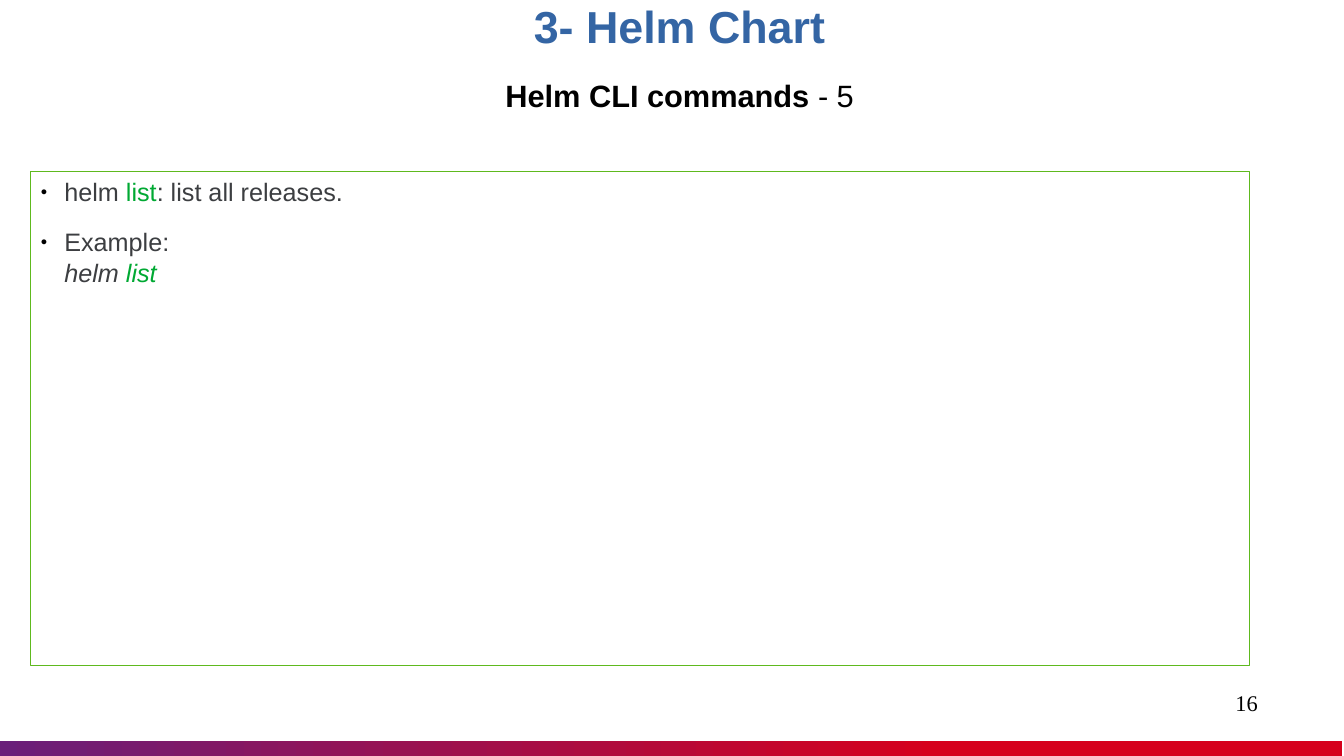
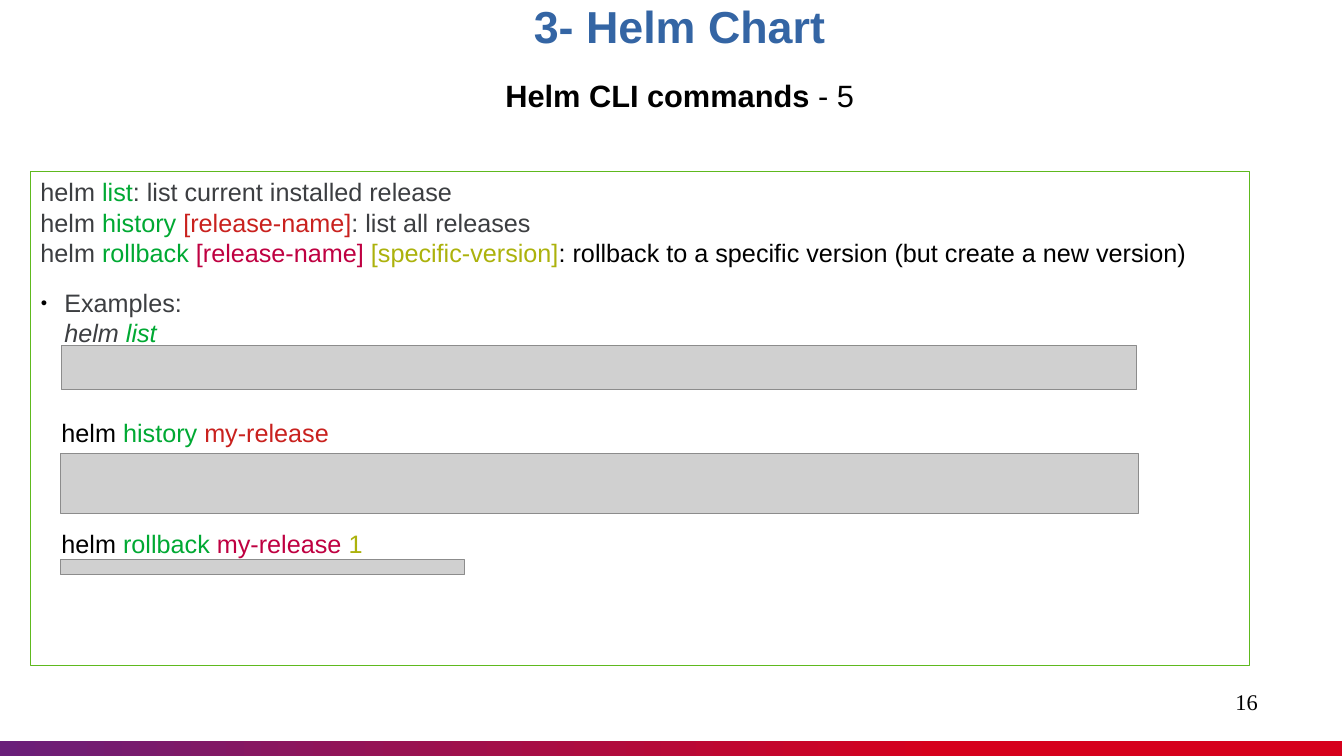
Before and after one commit to nashtech-garage/azure-devops-ci-cd, a slide deck: slide 16 of helm/documents/Helm_Knowledge_Sharing.pptx. Drawn at 1344x756 pixels with LibreOffice and Linux fonts; fonts in the diff are those of the drawing; grey boxes stand for pictures. Boxes give left, top, right and bottom in pixels: in the first picture for what was removed or moved away, otherwise in the second. Text is boxed around its words. In the diff, an @@ line names an element or a change of style, - is before the commit and + after.

Commit message:
helm: update document

```diff
--- a/helm/documents/Helm_Knowledge_Sharing.pptx
+++ b/helm/documents/Helm_Knowledge_Sharing.pptx
@@ text in rectangle at <box>40,182,1186,559</box>: text changed @@
-● helm list: list all releases.
-● Example:
-  helm list
+helm list: list current installed release
+helm history [release-name]: list all releases
+helm rollback [release-name] [specific-version]: rollback to a specific version (but create a new version)
+● Examples:
+  helm list
+helm history my-release
+helm rollback my-release 1
@@ picture added at <box>62,346,1137,390</box> @@
@@ picture added at <box>60,454,1139,513</box> @@
@@ picture added at <box>60,560,465,575</box> @@
```
Also in this commit, not shown: 5 other slides changed.
